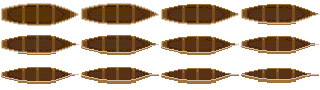
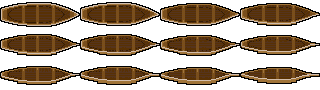
Two versions of the same layered image (320x90). Layer-by-layer changes:
painted on "11" over [240, 67, 320, 84]
painted on "10" over [160, 67, 240, 85]
painted on "9" over [80, 66, 160, 85]
painted on "8" over [0, 66, 80, 85]
painted on "7" over [240, 35, 320, 55]
painted on "6" over [160, 35, 240, 56]
painted on "5" over [80, 34, 160, 56]
painted on "4" over [0, 34, 80, 56]
painted on "3" over [240, 3, 320, 26]
painted on "2" over [160, 3, 240, 26]
painted on "1" over [80, 2, 160, 26]
painted on "0" over [0, 2, 80, 27]
